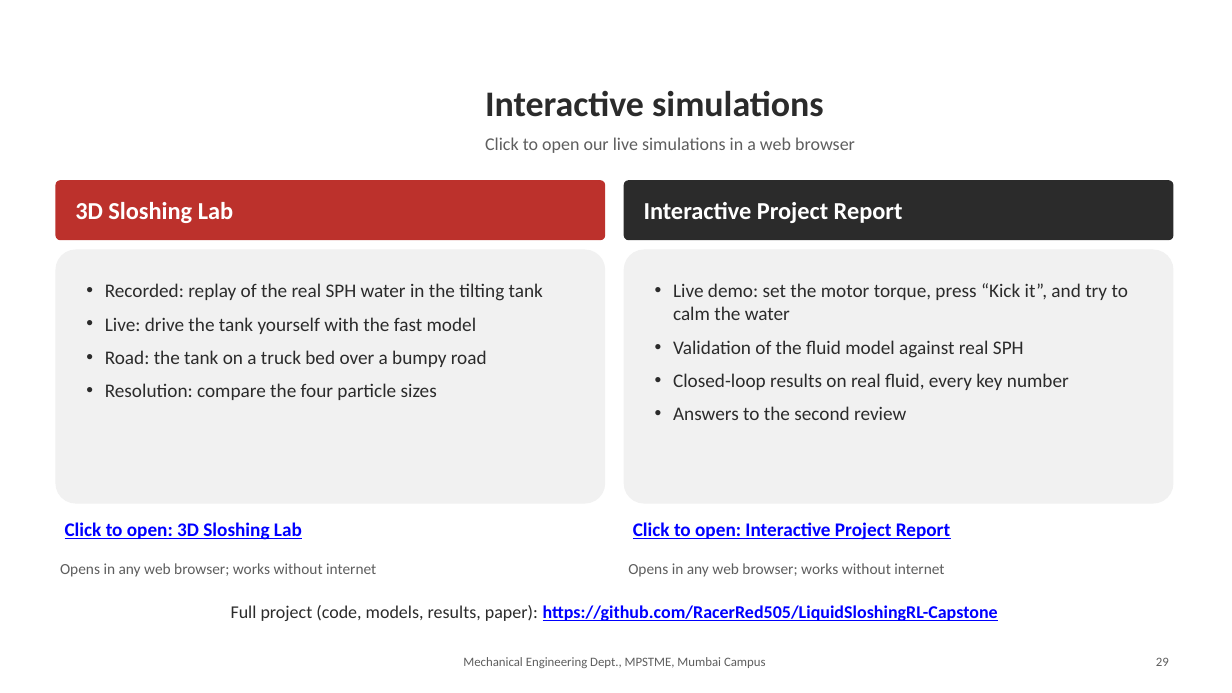
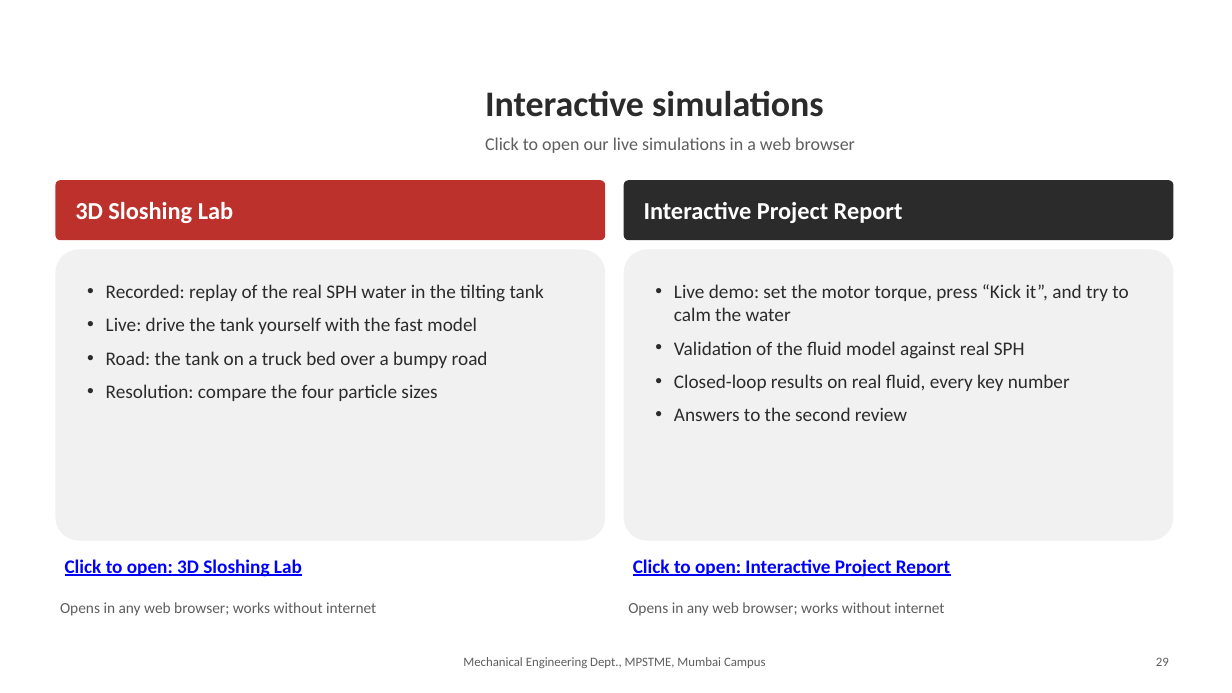
Before and after one commit to RacerRed505/LiquidSloshingRL-Capstone, a slide deck: slide 29 of docs/presentation/Liquid_Sloshing_Final_Presentation.pptx. Drawn at 1232x693 pixels with LibreOffice and Linux fonts; fonts in the diff are those of the drawing; background and template pictures are left out. Boxes give left, top, right and bottom in pixels: in the first picture for what was removed or moved away, otherwise in the second. Text is boxed around its words. In the diff, an @@ line names an element or a change of style, - is before the commit and + after.

Commit message:
Keep the project link only on the closing slide

```diff
--- a/docs/presentation/Liquid_Sloshing_Final_Presentation.pptx
+++ b/docs/presentation/Liquid_Sloshing_Final_Presentation.pptx
@@ rounded rectangle "Recorded: replay of the real ...": place and size @@
-rounded rectangle "Recorded: replay of the real ..." at bbox=[55, 250, 605, 504]
+rounded rectangle "Recorded: replay of the real ..." at bbox=[55, 250, 605, 541]
@@ rounded rectangle "Live demo: set the motor ...": place and size @@
-rounded rectangle "Live demo: set the motor ..." at bbox=[624, 250, 1174, 504]
+rounded rectangle "Live demo: set the motor ..." at bbox=[624, 250, 1174, 541]
@@ text "Click to open: 3D Sloshing ...": place and size @@
-text "Click to open: 3D Sloshing ..." at bbox=[65, 522, 302, 540]
+text "Click to open: 3D Sloshing ..." at bbox=[65, 559, 302, 577]
@@ text "Click to open: Interactive Project ...": place and size @@
-text "Click to open: Interactive Project ..." at bbox=[633, 522, 950, 540]
+text "Click to open: Interactive Project ..." at bbox=[633, 559, 950, 577]
@@ text "Opens in any web browser; ...": place and size @@
-text "Opens in any web browser; ..." at bbox=[60, 563, 376, 577]
+text "Opens in any web browser; ..." at bbox=[60, 602, 376, 616]
@@ text "Opens in any web browser; ...": place and size @@
-text "Opens in any web browser; ..." at bbox=[628, 563, 944, 577]
+text "Opens in any web browser; ..." at bbox=[628, 602, 944, 616]
@@ text removed at bbox=[231, 605, 998, 621] @@
-Full project (code, models, results, paper): https://github.com/RacerRed505/LiquidSloshingRL-Capstone
```
Also in this commit, not shown: 1 other file.
